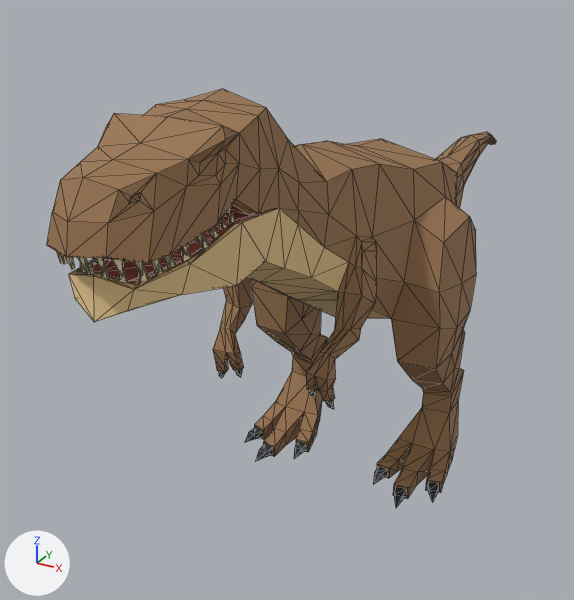
The glTF model dinosaur-park-test/models/trex.glb, before and after one commit.
Rendered twice from a 50 mm camera at (10.6, -24.9, 18.2) aimed at (-2.6, -1.0, 6.2). Every picture has the same lights, and +X, +Y and +Z are marked at lower left. The older version comes first. Mesh edges are drawn as thin lines. Where no turn or scale is listed for an object, it has been applied to the vertices.

The first picture shows 'Trex'.
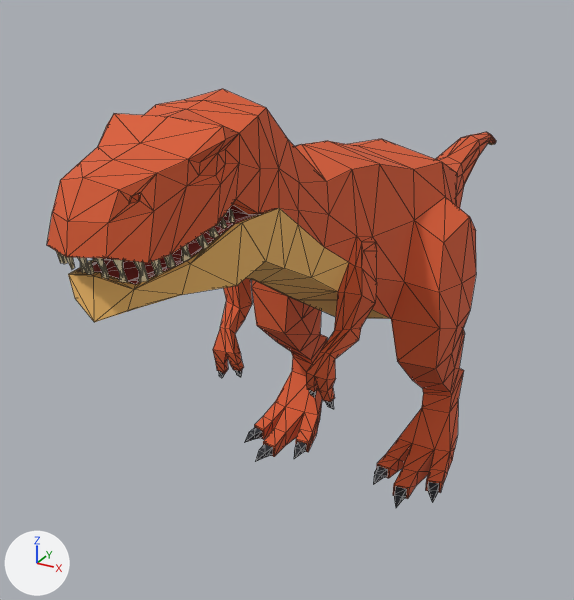
Pixel boxes (x1, y1, x2, y2) of what changed, in the pictures (574 x 600 px):
'Trex', recoloured (brown to orange): (47, 89, 496, 498) in both

Diff of the bpy script that builds the scene:
```diff
--- a/dinosaur-park-test/models/trex.glb.py
+++ b/dinosaur-park-test/models/trex.glb.py
@@ mat_green @@
 mat_green = principled_material('Green')
-mat_green.base_color = (0.323, 0.178, 0.0823)  # brown #9a7551
+mat_green.base_color = (0.694, 0.105, 0.0296)  # orange #d95b30
 mat_green.roughness = 0.83
@@ mat_lightgreen @@
 mat_lightgreen = principled_material('LightGreen')
-mat_lightgreen.base_color = (0.815, 0.584, 0.279)  # beige #e9c990
+mat_lightgreen.base_color = (0.905, 0.503, 0.138)  # orange #f4bc68
 mat_lightgreen.roughness = 0.83
```
